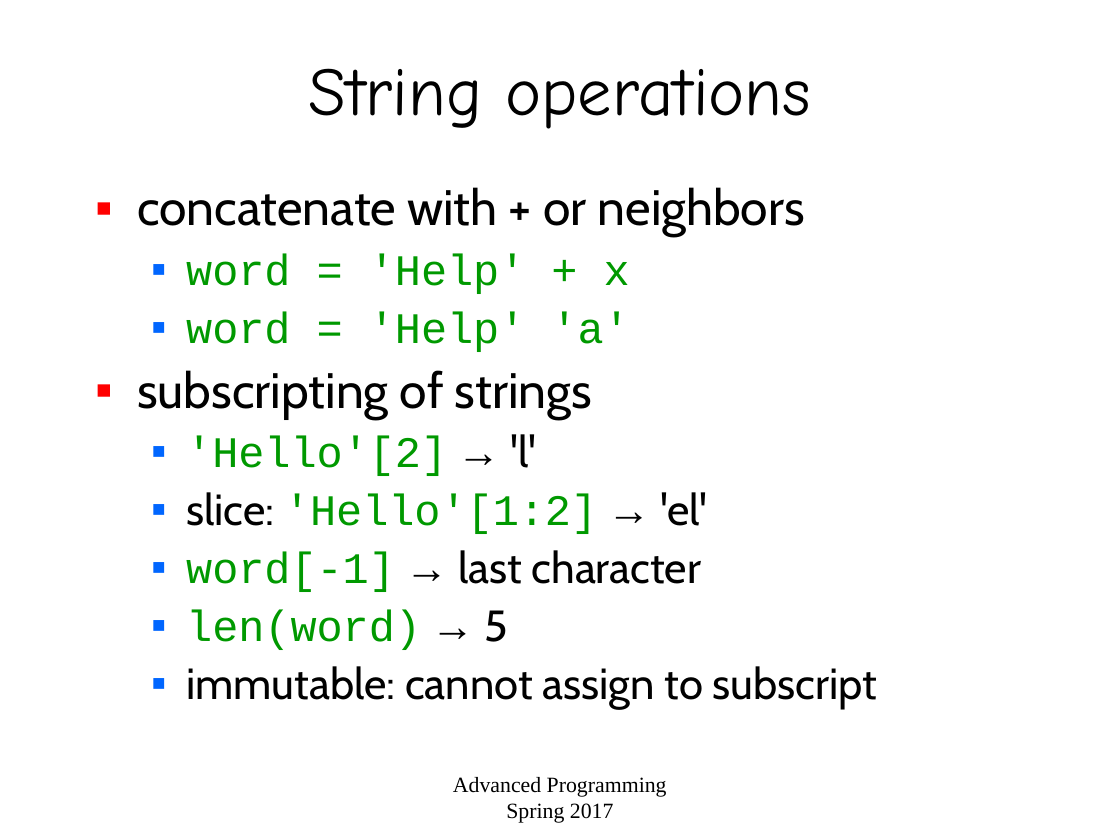
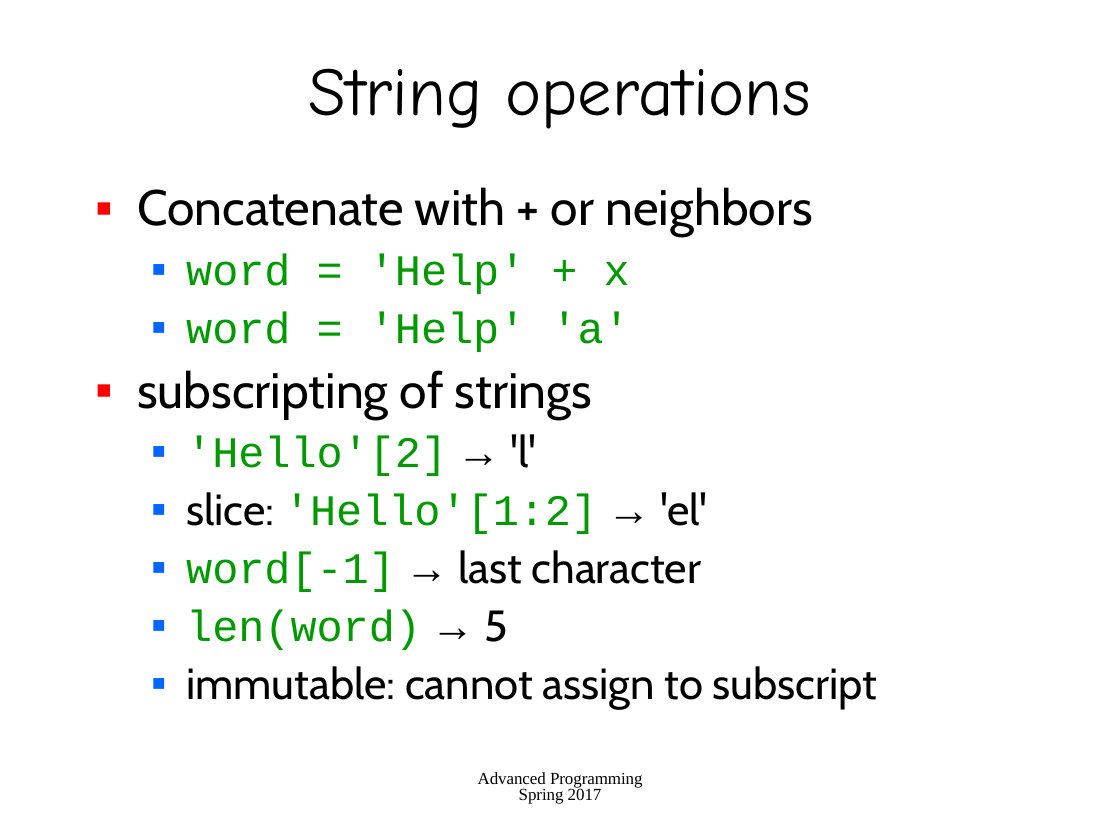
Before and after one commit to harrytrinh2/ML-by-CBD-Robotics, a slide deck: slide 9 of Python/introduction.ppt. Drawn at 1120x840 pixels with LibreOffice and Linux fonts; fonts in the diff are those of the drawing. Boxes give left, top, right and bottom in pixels: in the first picture for what was removed or moved away, otherwise in the second. Text is boxed around its words. In the diff, an @@ line names an element or a change of style, - is before the commit and + after.

```diff
--- a/Python/introduction.ppt
+++ b/Python/introduction.ppt
@@ text at [137, 187, 812, 236]: text changed @@
-▪ concatenate with + or neighbors
+▪ Concatenate with + or neighbors
@@ text "Advanced Programming" at [478, 772, 643, 804]: size 14 to 10.8 pt; line spacing 1 to 0.8 @@
```
Also in this commit, not shown: 13 other slides changed, 4 other files.
